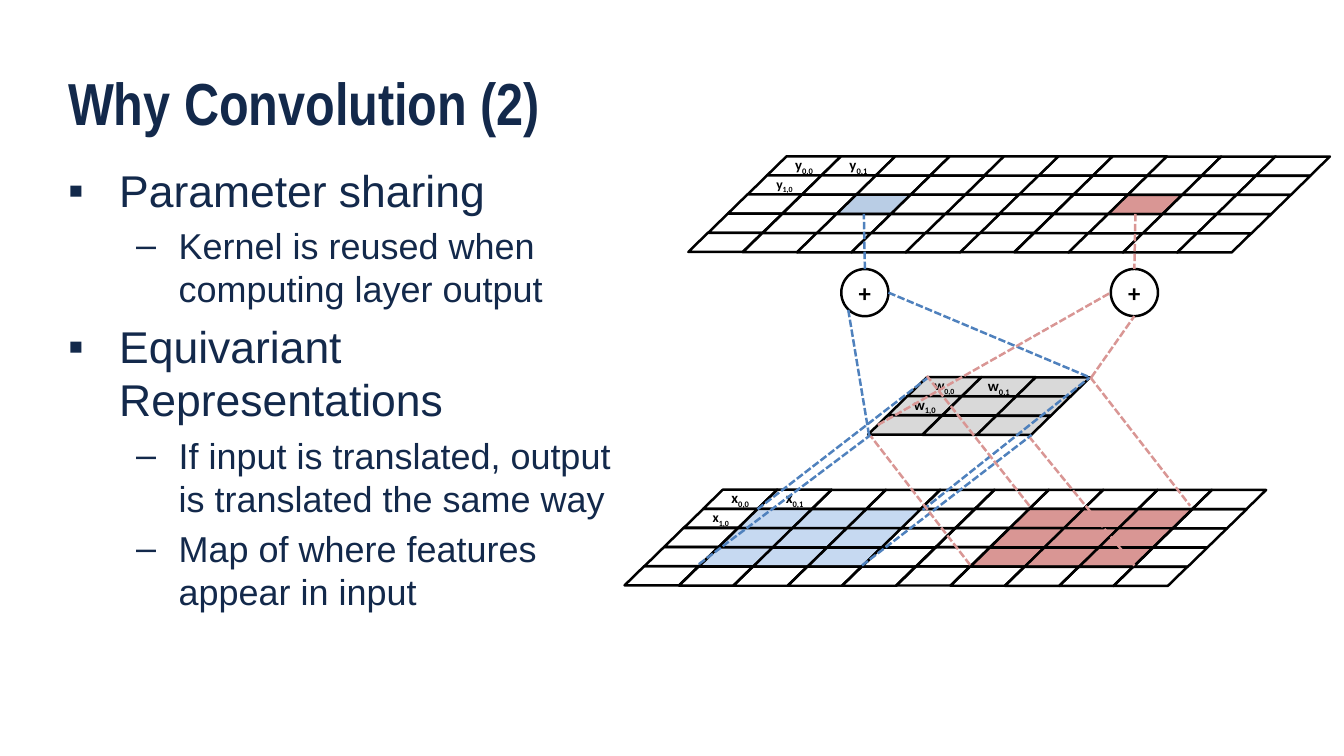
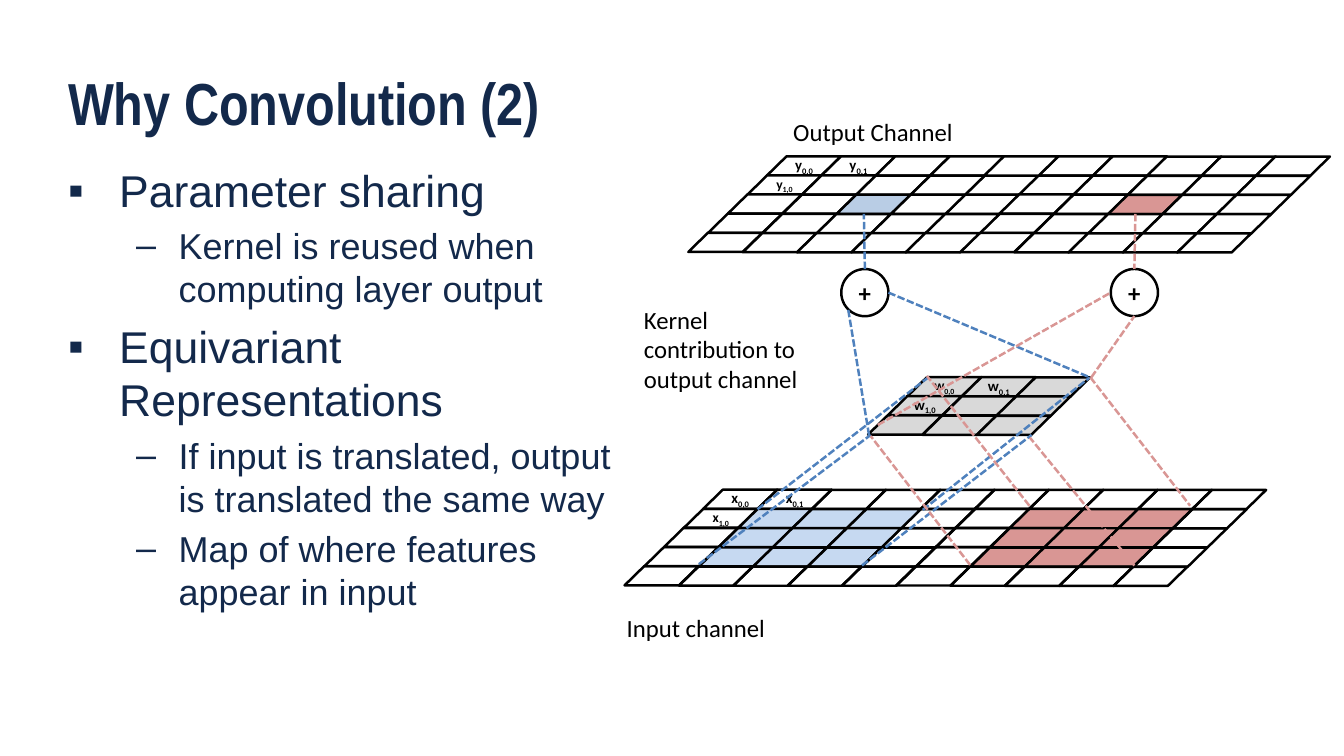
Before and after one commit to cwpearson/hugo-cwpearson, a slide deck: slide 12 of static/pptx/2017FA_ECE408_dl03_CNN01.pptx. Drawn at 1344x756 pixels with LibreOffice and Linux fonts; fonts in the diff are those of the drawing; background and template pictures are left out. Boxes give left, top, right and bottom in pixels: in the first picture for what was removed or moved away, otherwise in the second. Text is boxed around its words. In the diff, an @@ line names an element or a change of style, - is before the commit and + after.

```diff
--- a/static/pptx/2017FA_ECE408_dl03_CNN01.pptx
+++ b/static/pptx/2017FA_ECE408_dl03_CNN01.pptx
@@ text added at [793, 123, 953, 145], 20 pt, text #000000 @@
+Output Channel
@@ text added at [644, 311, 797, 392], 20 pt, text #000000 @@
+Kernel contribution to output channel
@@ text added at [627, 619, 765, 641], 20 pt, text #000000 @@
+Input channel
```
Also in this commit, not shown: 7 other slides changed, 1 slide removed, 4 other files.
